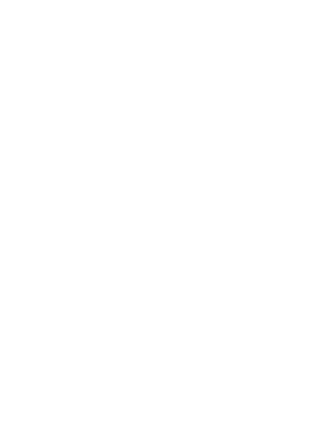
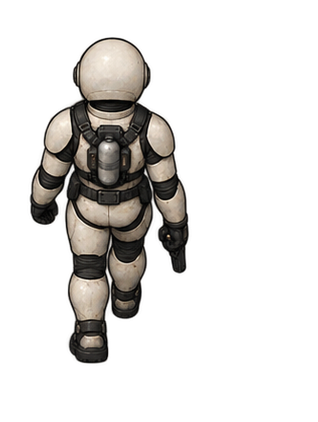
Comparing the layer stacks of the two (318, 422) images. Changes:
showed "officer.pistol.suit.walk.north.00" over left=27, top=35, right=192, bottom=366
